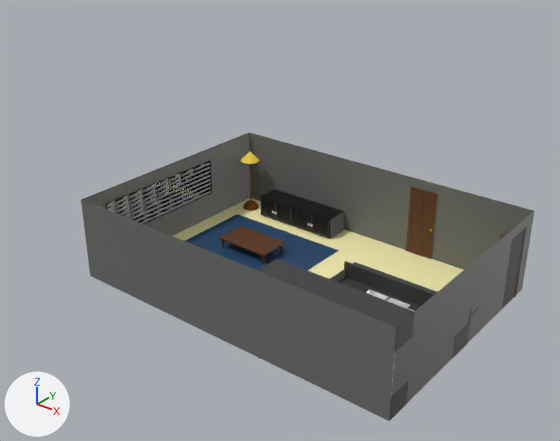
Renders of the Blender file Working Projects/apartment.blend from each side of a commit.
Before and after are seen from a 50 mm camera at (361.0, -258.0, 355.0) aimed at (16.0, 173.0, 88.0). Every picture has the same lights, and +X, +Y and +Z are marked at lower left.
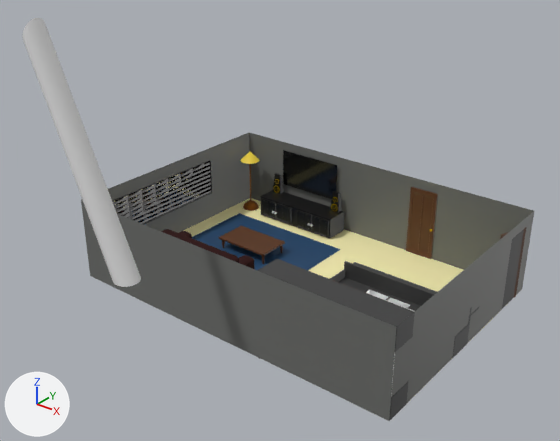
ob_beziercurve is not drawn itself; it is used by a modifier of ob_cylinder.

Location of each change, (x1, y1, x2, y2) in pixels of the pictures (560 x 441 px):
'Cylinder', added
    after: (22, 18, 141, 287)
'Plane.011', moved, rescaled
    before: (185, 214, 339, 270)
    after: (192, 213, 340, 270)
'Cube.018', added (black)
    after: (283, 150, 337, 199)
    faces in mat_material_014 (black #000000): (283, 150, 337, 199)
'Cube.008', reshaped, moved, turned, rescaled (not visible before)
    after: (161, 229, 254, 269)
'Circle.002', added
    after: (330, 191, 342, 213)
    faces in mat_material_009 (black #000000): (330, 191, 342, 213)
'Circle.004', added
    after: (273, 173, 284, 194)
    faces in mat_material_009 (black #000000): (273, 173, 284, 194)

The change, as a diff of the scene's bpy script:
```diff
--- a/Working Projects/apartment.blend.py
+++ b/Working Projects/apartment.blend.py
@@ me_cube_009 @@
 # used by ob_cube_008; location = (0.2, 310.5, -12.1); scale = (9.46, 32.8, 9.76)
-me_cube_009.from_pydata(...)  # 8 vertices, 6 faces; spans x -1.0..1.0, y -1.0..1.0, z -1.0..1.0
+me_cube_009.from_pydata(...)  # 30 vertices, 23 faces; spans x -0.97..0.73, y -0.71..0.71, z -0.97..0.98
+# me_cube_009 part 1: the whole mesh is rebuilt
+me_cube_009.materials.append(mat_material_012)  # dark red #2e0b0a
@@ cu_beziercurve_001 @@
+cu_beziercurve_001 = bpy.data.curves.new('BezierCurve.001', 'CURVE')
+cu_beziercurve_001.dimensions = '3D'
+_sp = cu_beziercurve_001.splines.new('BEZIER'); _sp.bezier_points.add(1)
+_sp.bezier_points.foreach_set('co', [-0.173, -0.815, 0.103, 1.0, 0.0, 0.0])
+_sp.bezier_points.foreach_set('handle_left', [0.678, -1.313, 0.188, 0.0, 0.0, 0.0])
+_sp.bezier_points.foreach_set('handle_right', [-1.111, -0.265, 0.00963, 2.0, 0.0, 0.0])
+for _p, _l, _r in zip(_sp.bezier_points, ['ALIGNED', 'ALIGNED'], ['ALIGNED', 'ALIGNED']): _p.handle_left_type = _l; _p.handle_right_type = _r
+_sp.order_u = 0
+_sp.order_v = 0
+cu_beziercurve_001.use_path = True
+cu_beziercurve_001.fill_mode = 'FULL'
@@ ob_plane_011 @@
 ob_plane_011 = bpy.data.objects.new('Plane.011', me_plane_002)
-ob_plane_011.location = (-74.9, 242.5, 1.7)
-ob_plane_011.scale = (65.4, 53.0, 15.0)
+ob_plane_011.location = (-74.6, 231.1, 1.7)
+ob_plane_011.scale = (65.4, 67.1, 15.0)
@@ ob_cube_008 @@
 ob_cube_008 = bpy.data.objects.new('Cube.008', me_cube_009)
-ob_cube_008.location = (0.2, 310.5, -12.1)
-ob_cube_008.scale = (9.46, 32.8, 9.76)
+ob_cube_008.location = (-75.0, 182.9, 20.0)
+ob_cube_008.rotation_euler = (0.0, 0.0, 1.571)  # degrees (0, 0, 90)
+ob_cube_008.scale = (18.2, 62.9, 18.8)
@@ ob_beziercurve @@
+ob_beziercurve = bpy.data.objects.new('BezierCurve', cu_beziercurve_001)
+ob_beziercurve.location = (-43.08, 19.8, 170.8)
+ob_beziercurve.rotation_euler = (1.571, -4.712, 0.0)  # degrees (90, -270, 0)
+ob_beziercurve.scale = (76.6, 76.6, 76.6)
@@ ob_cylinder @@
+ob_cylinder = bpy.data.objects.new('Cylinder', me_cylinder)  # a 32-sided cylinder along z spanning x -1.0..1.0, y -1.0..1.0, z -1.0..1.0; modifiers CURVE
+ob_cylinder.location = (0.0, 20.0, 62.3)
+ob_cylinder.scale = (9.34, 9.34, 62.7)
@@ ob_circle_004 @@
+ob_circle_004 = bpy.data.objects.new('Circle.004', me_circle_007)  # 396 vertices, 266 faces; spans x -4.8..4.9, y -12.2..7.1, z -0.3..6.9; in mat_material_003 (yellow #e7c400), mat_material_009 (black #000000)
+ob_circle_004.location = (-112.1, 328.0, 36.0)
+ob_circle_004.rotation_euler = (1.649, 0.0, 3.142)  # degrees (94, 0, 180)
+ob_circle_004.scale = (1.09, 1.09, 1.09)
@@ ob_circle_002 @@
+ob_circle_002 = bpy.data.objects.new('Circle.002', me_circle_007.copy())
+ob_circle_002.location = (-37.8, 328.0, 36.0)
+ob_circle_002.rotation_euler = (1.649, 0.0, 3.142)  # degrees (94, 0, 180)
+ob_circle_002.scale = (1.09, 1.09, 1.09)
@@ ob_cube_018 @@
+ob_cube_018 = bpy.data.objects.new('Cube.018', me_cube_008)  # 88 vertices, 86 faces; spans x -58.4..58.4, y -8.0..8.0, z -31.5..31.5; in mat_material_013 (black #000000), mat_material_014 (black #000000)
+ob_cube_018.location = (-74.8, 334.6, 51.0)
+ob_cube_018.rotation_euler = (0.0, 0.0, 3.142)  # degrees (0, 0, 180)
+ob_cube_018.scale = (0.578, -0.0802, 0.604)
```
